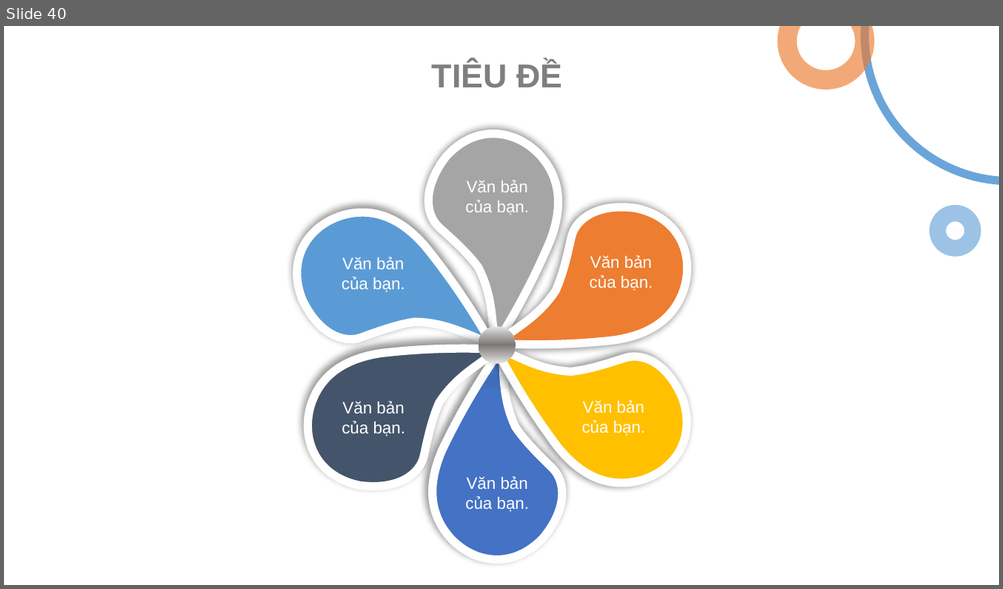
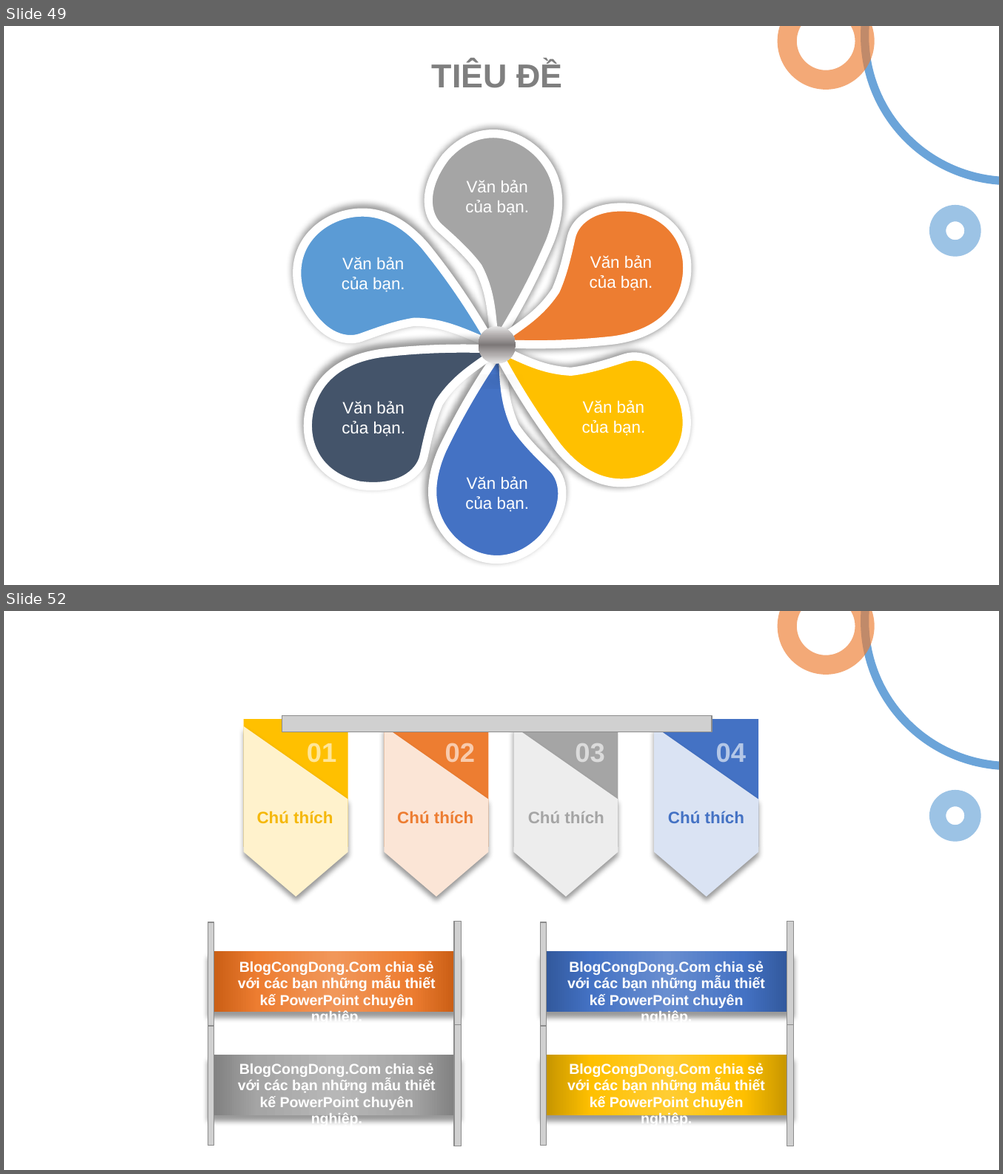
Before and after one commit to lethanhtan/TMA_CTU_Thesis, a slide deck: doc/TMA_CTU_Thesis_Presentation_Ver2.pptx. Shown one above the other, each under a label of ours: slide 40 before the commit, slides 49 and 52 after it; the slides between them are not shown. The pictures are 1003x589 and 1003x1174 pixels, drawn with LibreOffice and Linux fonts; fonts in the diff are those of the drawing; grey boxes stand for pictures. Boxes give left, top, right and bottom in pixels: in the first picture for what was removed or moved away, otherwise in the second. Text is boxed around its words. In the diff, an @@ line names an element or a change of style, - is before the commit and + after.

```diff
--- a/doc/TMA_CTU_Thesis_Presentation_Ver2.pptx
+++ b/doc/TMA_CTU_Thesis_Presentation_Ver2.pptx
@@ slide 52 added at (4, 611, 999, 1170), background #FFFFFF; not listed: 3 template elements that a slide beside it also shows @@
@@ group added at (108, 719, 884, 897): 4 rectangles, 4 freeform shapes, 1 picture @@
@@ text added at (307, 743, 336, 763), 19.5 pt, text #FFE699, bold @@
+01
@@ text added at (445, 743, 475, 763), 19.5 pt, text #F8CBAD, bold @@
+02
@@ text added at (575, 743, 604, 762), 19.5 pt, text #DBDBDB, bold @@
+03
@@ text added at (716, 743, 745, 762), 19.5 pt, text #B4C7E7, bold @@
+04
@@ text added at (257, 811, 333, 823), 12 pt, text #F5B80B, bold @@
+Chú thích
@@ text added at (397, 811, 473, 823), 12 pt, text #ED7D31, bold @@
+Chú thích
@@ text added at (528, 812, 603, 823), 12 pt, text #A5A5A5, bold @@
+Chú thích
@@ text added at (668, 811, 744, 823), 12 pt, text #4472C4, bold @@
+Chú thích
@@ text added at (238, 961, 435, 1018), 10.5 pt, text #FFFFFF, bold @@
+BlogCongDong.Com chia sẻ với các bạn những mẫu thiết kế PowerPoint chuyên nghiệp.
@@ text added at (567, 961, 765, 1018), 10.5 pt, text #FFFFFF, bold @@
+BlogCongDong.Com chia sẻ với các bạn những mẫu thiết kế PowerPoint chuyên nghiệp.
@@ group added at (208, 923, 461, 1145): 4 pictures, 2 rectangles @@
@@ group added at (540, 923, 794, 1145): 4 pictures, 2 rectangles @@
@@ text added at (238, 1063, 435, 1121), 10.5 pt, text #FFFFFF, bold @@
+BlogCongDong.Com chia sẻ với các bạn những mẫu thiết kế PowerPoint chuyên nghiệp.
@@ text added at (567, 1063, 765, 1122), 10.5 pt, text #FFFFFF, bold @@
+BlogCongDong.Com chia sẻ với các bạn những mẫu thiết kế PowerPoint chuyên nghiệp.
@@ what was slide 40 is now slide 49 @@
```
Also in this commit, not shown: 32 slides changed, 13 other slides added, 2 slides removed.
